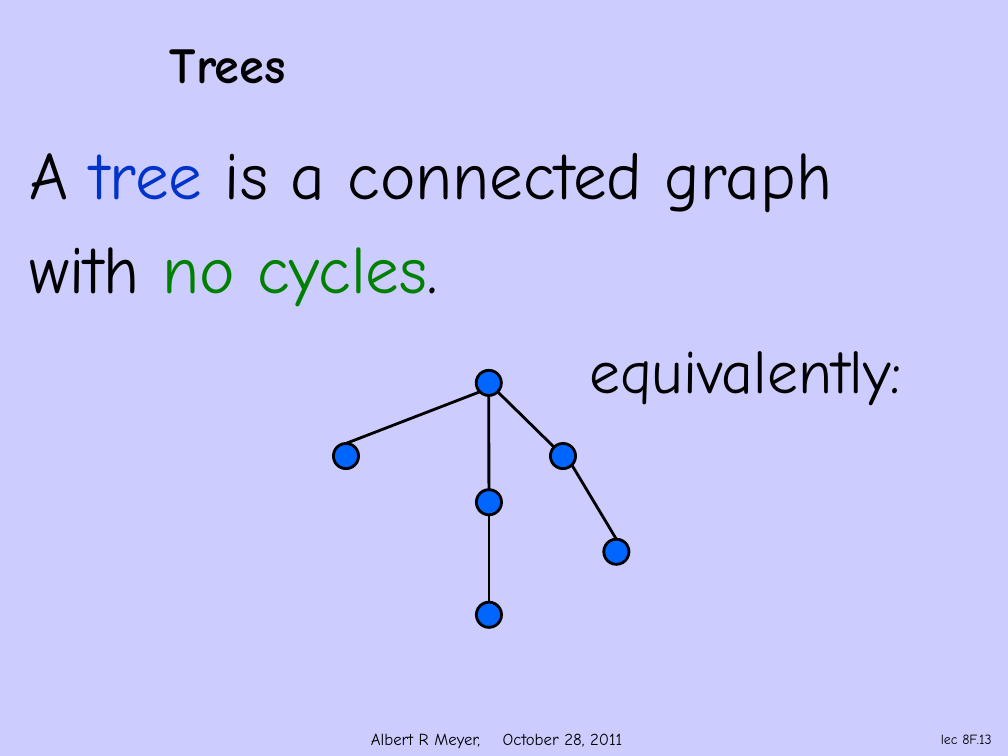
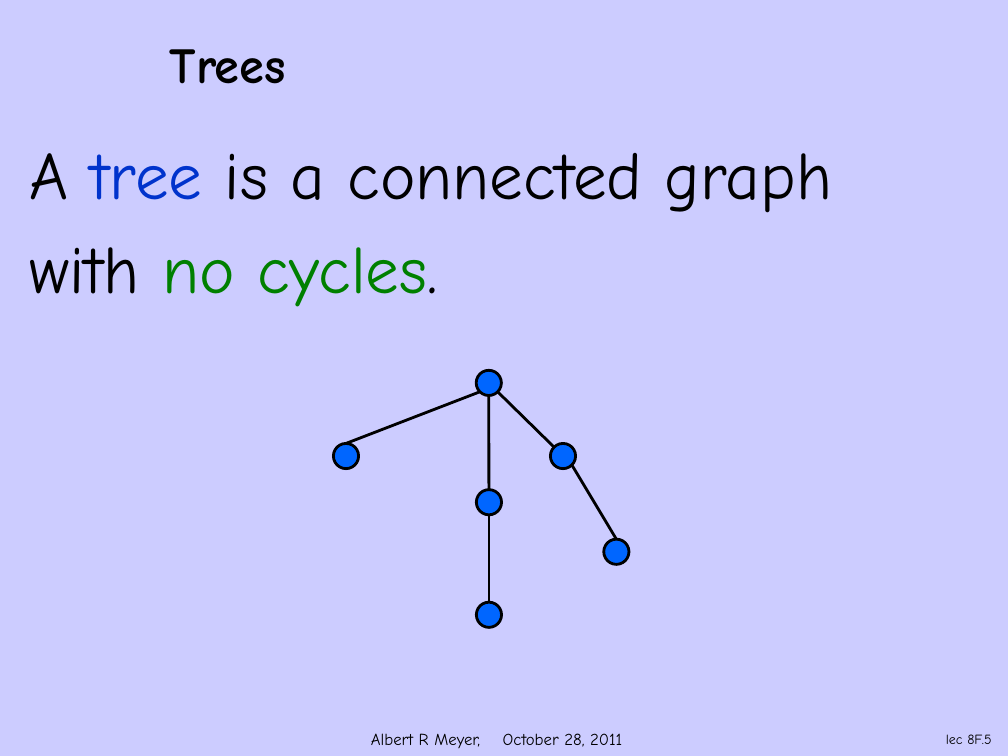
Before and after one commit to armeyer/mcs_web, a slide deck: slide 5 of fall11/slidesF11/slides9m.pptx (slide 13 before the commit). Drawn at 1008x756 pixels with LibreOffice and Linux fonts; fonts in the diff are those of the drawing; background and template pictures are left out. Boxes give left, top, right and bottom in pixels: in the first picture for what was removed or moved away, otherwise in the second. Text is boxed around its words. In the diff, an @@ line names an element or a change of style, - is before the commit and + after.

```diff
--- a/fall11/slidesF11/slides9m.pptx
+++ b/fall11/slidesF11/slides9m.pptx
@@ text removed at bbox=[589, 351, 902, 406] @@
-equivalently:
@@ page number at bbox=[946, 734, 991, 744]: text changed @@
-lec 8F.13
+lec 8F.5
```
Also in this commit, not shown: 3 other slides changed, 4 other files.
